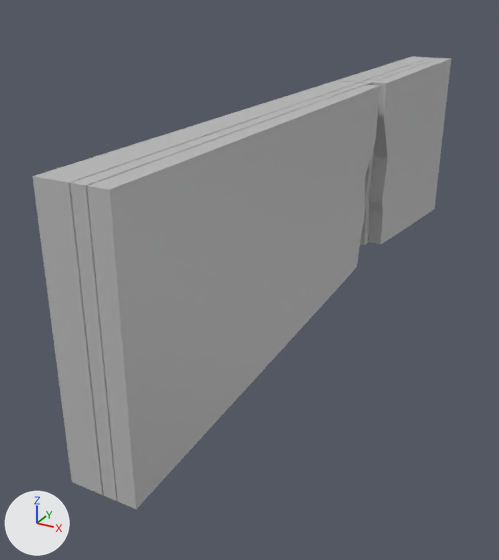
A saved change to the FBX model Assets/Assets/Real assets/Cave entrance.fbx.
Both versions are drawn from a 50 mm lens placed at (1.77, -6.35, 2.49), pointed at (-0.91, -1.47, 0.05). Lighting does not change. The marker at lower left points along +X, +Y and +Z. Where no turn or scale is listed for an object, it has been applied to the vertices.

The scene before the commit, as lines of its bpy script (objects in view):
```python
me_mesh = bpy.data.meshes.new('Mesh')
me_mesh.from_pydata(...)  # 104 vertices, 96 faces; spans x -0.05..0.05, y -3.1..3.1, z -0.92..0.92
me_mesh.materials.append(mat_lambert1)  # grey #bcbcbc
# before: 0 (-0.05, -3.1, -0.92) at pixel (103, 495), 1 (-0.05, -3.1, 0.92) at pixel (70, 182), 12 (0.05, -3.1, 0.92) at pixel (85, 185), 13 (0.05, -3.1, -0.92) at pixel (116, 501)
me_mesh_001 = bpy.data.meshes.new('Mesh.001')
me_mesh_001.from_pydata(...)  # 76 vertices, 64 faces; spans x -0.13..0.0, y -1.85..4.35, z -1.84..0.0
me_mesh_001.materials.append(mat_lambert1)  # grey #bcbcbc
# before: 0 (-0.13, -1.85, -1.84) at pixel (117, 501), 1 (-0.13, -1.85, 0.0) at pixel (87, 185), 12 (0.0, -1.85, 0.0) at pixel (109, 189), 13 (0.0, -1.85, -1.84) at pixel (136, 509)
# before: 2 (-0.13, 4.35, 0.0) at pixel (440, 57), 3 (-0.13, 4.35, -1.84), 8 (0.0, 4.35, 0.0) at pixel (451, 58), 9 (0.0, 4.35, -1.84) at pixel (434, 209)
me_mesh_002 = bpy.data.meshes.new('Mesh.002')
me_mesh_002.from_pydata(...)  # 104 vertices, 96 faces; spans x -0.11..0.11, y -3.1..3.1, z -0.92..0.92
me_mesh_002.materials.append(mat_lambert1)  # grey #bcbcbc
# before: 0 (-0.11, -3.1, -0.92) at pixel (71, 482), 1 (-0.11, -3.1, 0.92) at pixel (32, 176), 12 (0.11, -3.1, 0.92) at pixel (68, 182), 13 (0.11, -3.1, -0.92) at pixel (102, 495)
ob_mesh_cave_inner = bpy.data.objects.new('MESH_Cave_Inner', me_mesh_002)
ob_mesh_cave_inner.location = (-0.591, -0.903, 0.688)
ob_mesh_cave_middle = bpy.data.objects.new('MESH_Cave_Middle', me_mesh)
ob_mesh_cave_middle.location = (-0.421, -0.903, 0.688)
ob_mesh_cave_outer = bpy.data.objects.new('MESH_Cave_Outer', me_mesh_001)
ob_mesh_cave_outer.location = (-0.236, -2.157, 1.607)
```
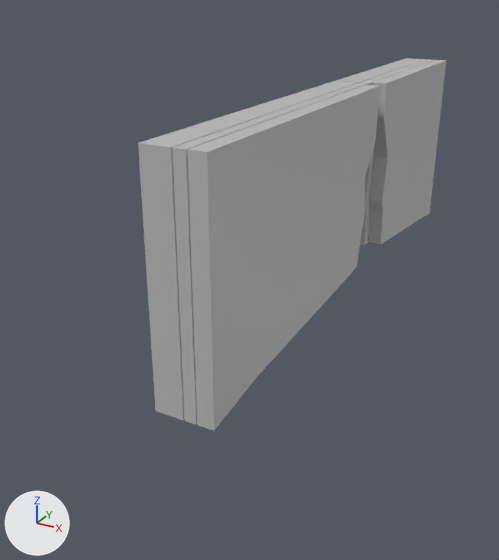
Changed parts and their boxes [x1, y1, x2, y2] in the pictures (499 x 560 px; the box of a moved part takes in the faces that stretch with it):
'MESH_Cave_Outer', reshaped (29% narrower, 18% shorter)
    before: [87, 58, 451, 509]
    after: [187, 60, 446, 431]
'MESH_Cave_Inner', reshaped (28% narrower, 17% shorter)
    before: [33, 57, 431, 495]
    after: [138, 58, 425, 420]
'MESH_Cave_Middle', reshaped (29% narrower, 17% shorter)
    before: [70, 58, 439, 501]
    after: [172, 59, 433, 425]
part 1 of me_mesh, moved or reshaped
    before: [70, 146, 192, 501]
    after: [172, 146, 197, 425]
part 2 of me_mesh_001, moved or reshaped
    before: [87, 148, 253, 509]
    after: [187, 148, 253, 431]
part 3 of me_mesh_001, moved or reshaped
    before: [374, 58, 451, 218]
    after: [374, 60, 446, 218]
part 4 of me_mesh_002, moved or reshaped
    before: [33, 141, 175, 495]
    after: [138, 141, 184, 420]

The change in detail:
me_mesh has 104 vertices, 96 faces and spans x -0.05..0.05, y -3.1..3.1, z -0.92..0.92.
me_mesh is used by ob_mesh_cave_middle; location (-0.421, -0.903, 0.688).
Part 1, on me_mesh:
Vertices 0, 1, 12, 13 of me_mesh move by (0.0, 0.83, 0.0).
me_mesh_002 has 104 vertices, 96 faces and spans x -0.11..0.11, y -3.1..3.1, z -0.92..0.92.
me_mesh_002 is used by ob_mesh_cave_inner; location (-0.591, -0.903, 0.688).
Part 4, on me_mesh_002:
Vertices 0, 1, 12, 13 of me_mesh_002 move by (0.0, 0.83, 0.0).
me_mesh_001 has 76 vertices, 64 faces and spans x -0.13..0.0, y -1.85..4.35, z -1.84..0.0.
me_mesh_001 is used by ob_mesh_cave_outer; location (-0.236, -2.157, 1.607).
Part 2, on me_mesh_001:
Vertices 0, 1, 12, 13 of me_mesh_001 move by (0.0, 0.83, 0.0).
Part 3, on me_mesh_001:
Vertices 2, 3, 8, 9 of me_mesh_001 move by (0.0, -0.23, 0.0).
